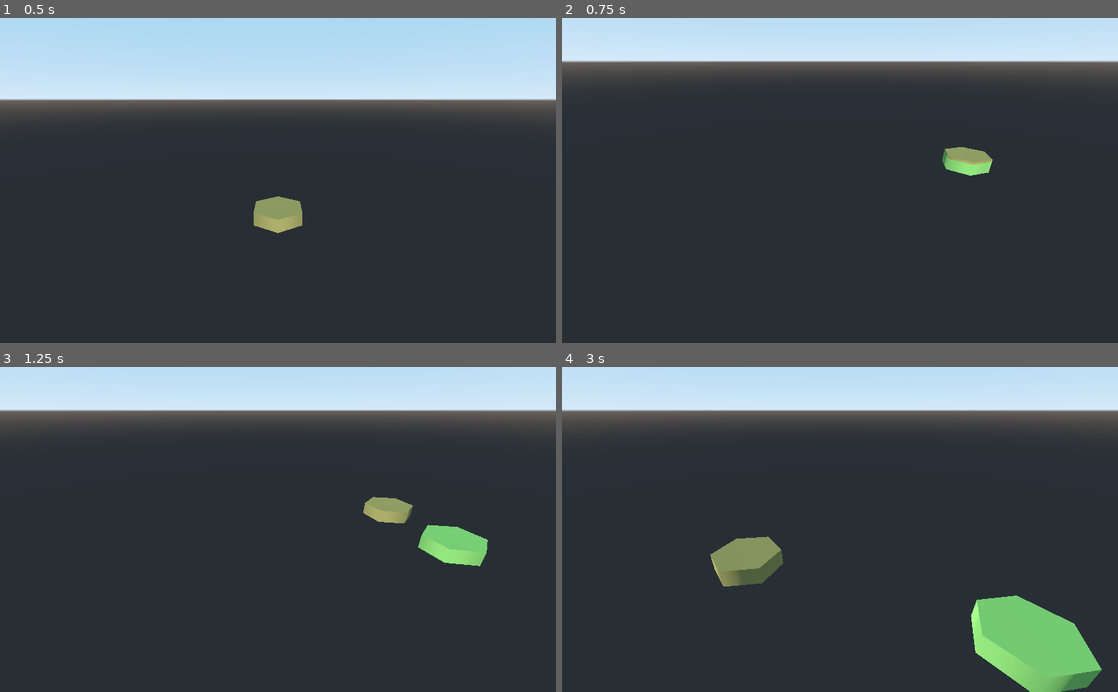
Above: before the commit, frames 1-4 (two rows, left to right).
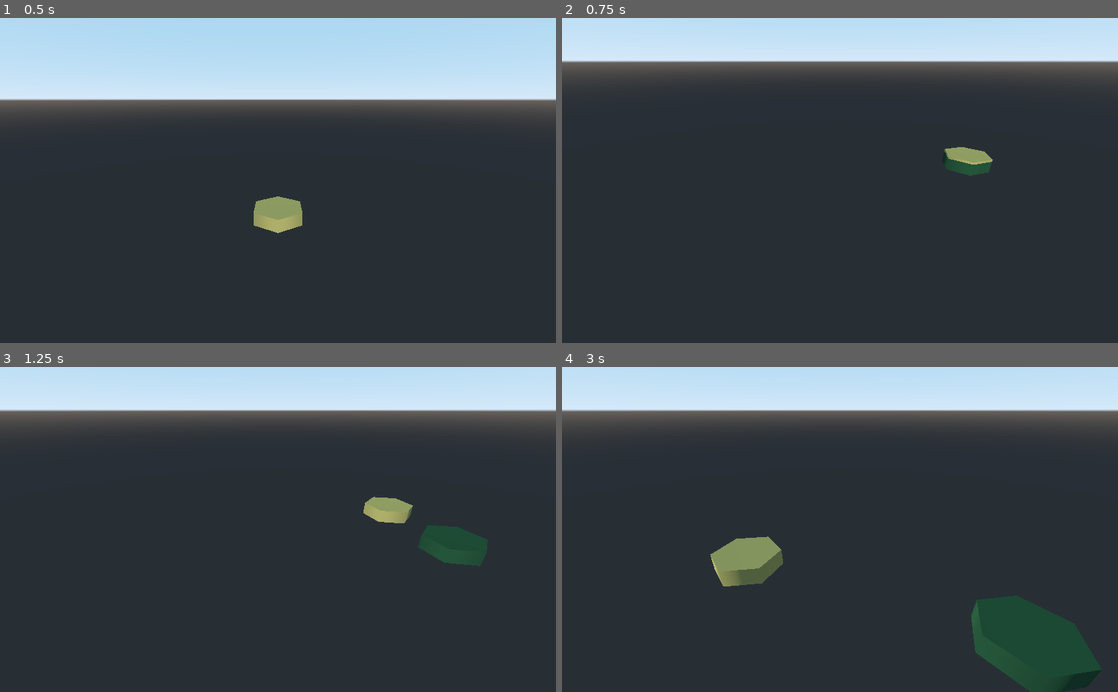
Above: after the commit, the same moments.

Repository: plataris/godot-hexagons-test
Game: Godot game, scene res://scenes/Spatial.tscn
Same seed, same stepped clock (60 frames per second), same inputs: the game is played once before the commit and once after it.
Inputs (mouse positions are in pixels of both pictures, inside the frame that each line leads up to):
- Up to frame 1 (0.5 s): no input
- Up to frame 2 (0.75 s): tap Enter at 0.5 s; move the mouse to (962, 164) at 0.52 s; hold Right (ui_right) from 0.53 s (still down); click (962, 164) at 0.67 s
- Up to frame 3 (1.25 s): keep holding Right (ui_right)
- Up to frame 4 (3 s): release Right (ui_right) at 1.25 s; drag from (728, 545) to (812, 594) at 1.27 s; tap Space at 2 s; move the mouse to (895, 458) at 2.02 s; hold Right (ui_right) 2.03-2.75 s; click (895, 458) at 2.17 s; drag from (812, 594) to (673, 480) at 2.77 s

Frame 1 is identical in both runs. In frame 2, 0.3% of the frame differs, in the area x 68-78%, y 41-49%; in frame 3, 1.1%; in frame 4, 4.8%, in the area x 73-98%, y 70-100%.

Commit message:
scale the node parent of the hexagon instead of the resource

Diff:
--- a/scenes/Hexagon.tscn
+++ b/scenes/Hexagon.tscn
@@ -11,10 +11,7 @@
 	childNode.set_surface_material(0, newMat)
 
 func add_height_to_mesh_instance(amount: float):
-	var childNode: MeshInstance = $KinematicBody.get_node('Cylinder')
-	childNode.mesh.height += amount
-
-	pass
+	scale.y += amount
 
 # IS this needed?
 func _exit_tree():
--- a/scripts/drag.gd
+++ b/scripts/drag.gd
@@ -4,6 +4,7 @@
 var selected = false
 var viewportCenter: Vector2
 var hexagonNode
+var scene
 
 # the block "lerped" 2d position, used to convert between the mouse 2d and the block 3d position
 var blockLerpedPosition: Vector2 = Vector2(0, 0)
@@ -31,6 +32,7 @@
 func _ready():
 	viewportCenter = Vector2( get_viewport().size.x / 2, get_viewport().size.y / 2)
 	blockNode = get_node('Hexagon')
+	scene = load("res://scenes/Hexagon.tscn")
 
 func _process(_delta):
 	move_block_to_mouse(_delta)
@@ -66,7 +68,7 @@
 	elif neighbors.size() == 3:
 		setBlockSize(0.5, neighbors)
 	# instanciate a new Block
-	var node: Spatial = blockNode.duplicate()
+	var node: Spatial = scene.instance()
 
 	# convert the Hexa/Cube Coordinates to an intermediate 2d representation
 	var cartesianCoordinates = convert_hexa_to_cartesian( lastCoord)
Not shown, changed: Readme.md
